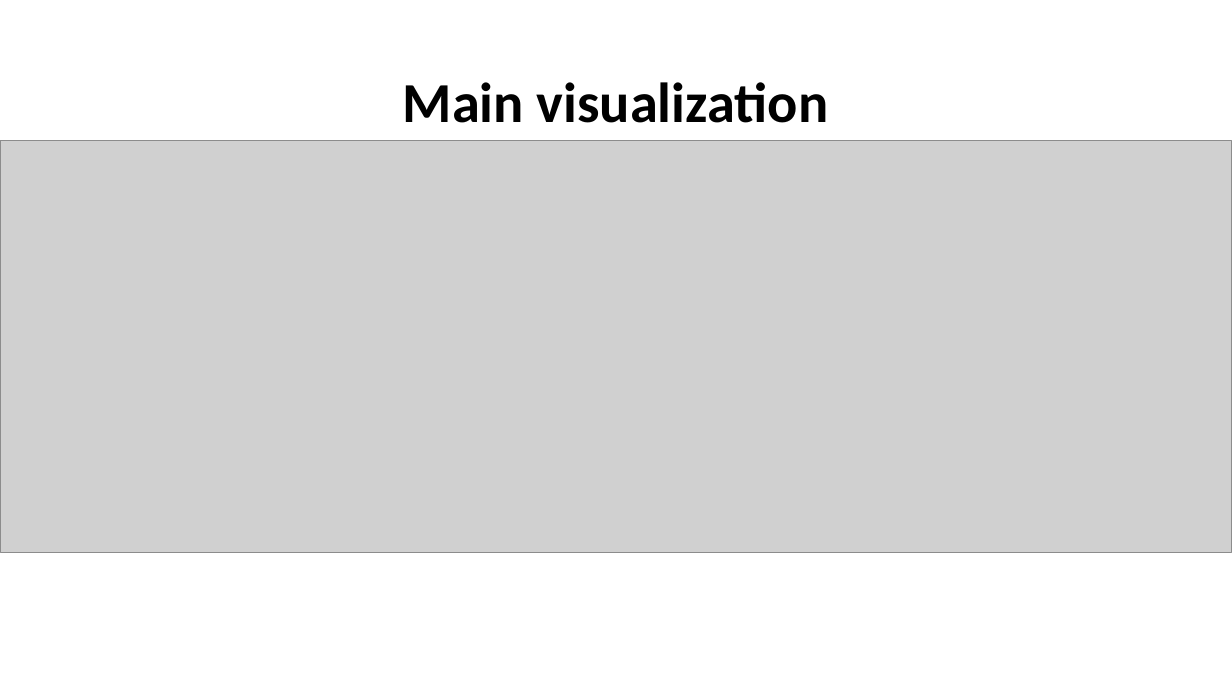
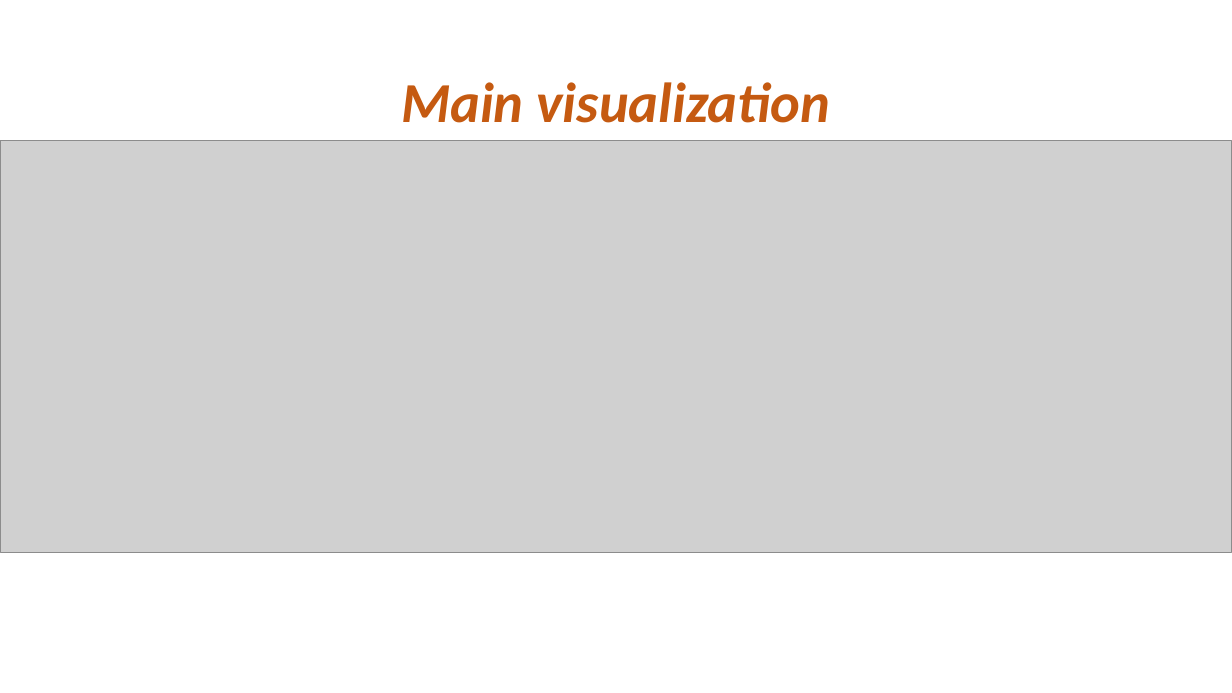
Before and after one commit to wqx13579/Happiness, a slide deck: slide 8 of Final_presentation.pptx. Drawn at 1232x693 pixels with LibreOffice and Linux fonts; fonts in the diff are those of the drawing; grey boxes stand for pictures. Boxes give left, top, right and bottom in pixels: in the first picture for what was removed or moved away, otherwise in the second. Text is boxed around its words. In the diff, an @@ line names an element or a change of style, - is before the commit and + after.

```diff
--- a/Final_presentation.pptx
+++ b/Final_presentation.pptx
@@ title "Main visualization" at [401, 82, 830, 123]: text colour #000000 to #C55A11, italic on @@
```
Also in this commit, not shown: 13 other slides changed, 2 slides added, 3 other files.
